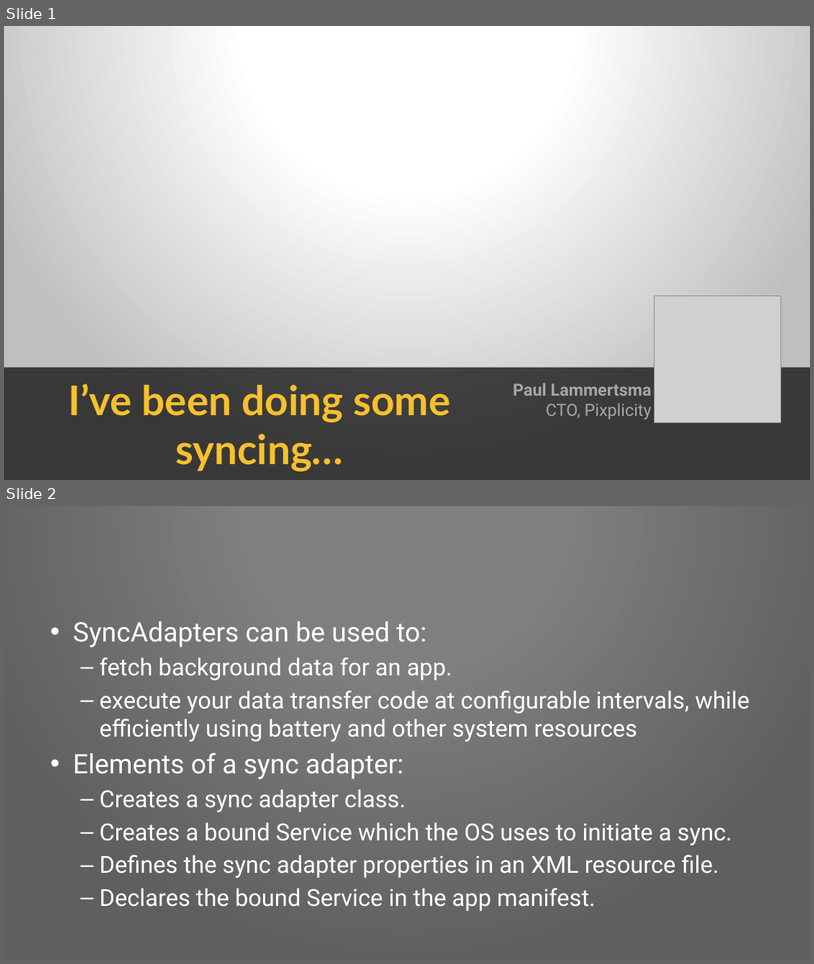
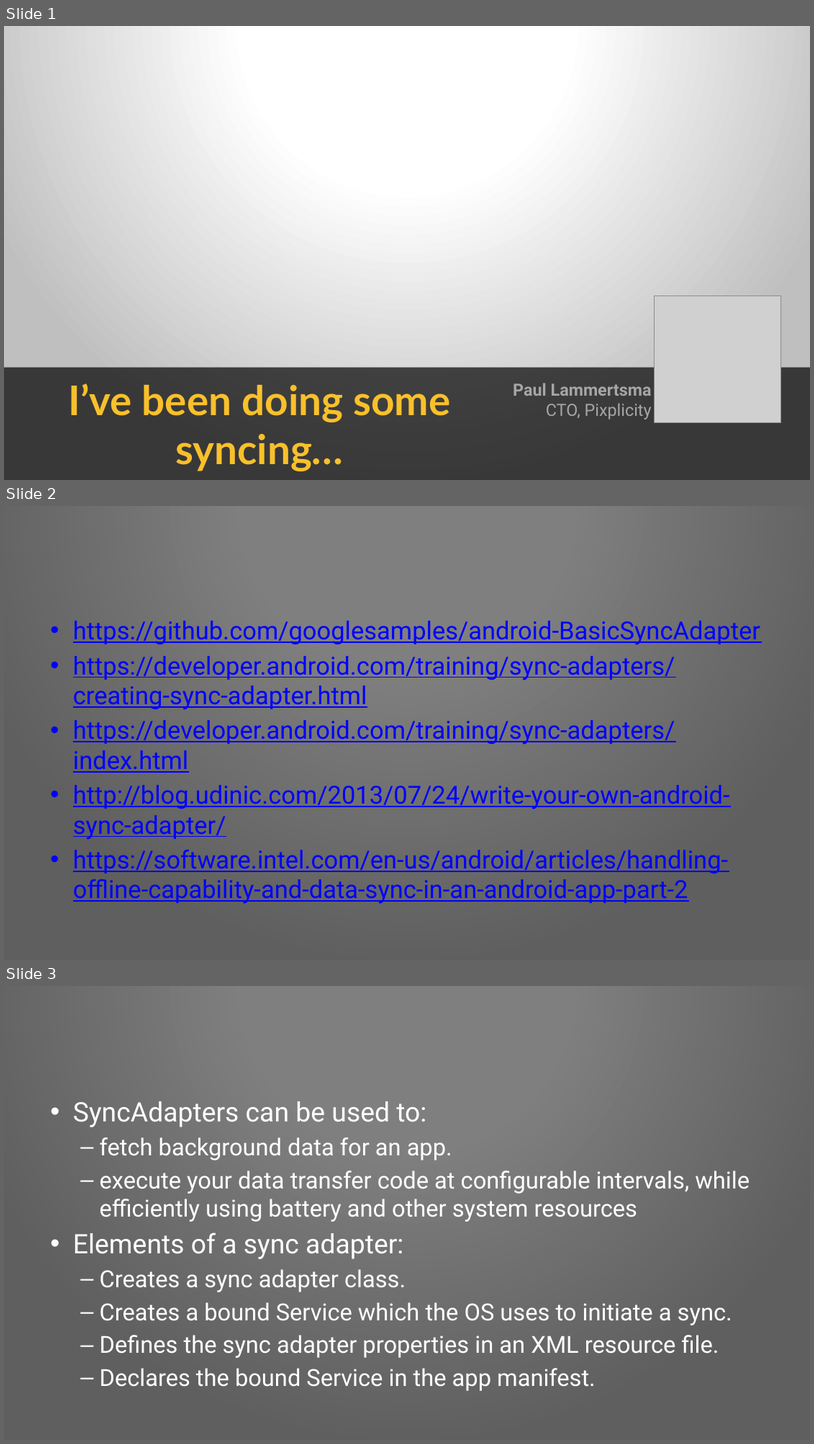
Before and after one commit to Pixplicity/sync-demo, a slide deck: I've been doing some syncing.pptx. Shown one above the other, each under a label of ours: slides 1 and 2 before the commit, slides 1, 2 and 3 after it. The pictures are 814x964 and 814x1444 pixels, drawn with LibreOffice and Linux fonts; fonts in the diff are those of the drawing; grey boxes stand for pictures; background and template pictures are left out. Boxes give left, top, right and bottom in pixels: in the first picture for what was removed or moved away, otherwise in the second. Text is boxed around its words. In the diff, an @@ line names an element or a change of style, - is before the commit and + after.

Commit message:
some links

```diff
--- a/I've been doing some syncing.pptx
+++ b/I've been doing some syncing.pptx
@@ slide 2 added at [4,506,810,960], background picture (left out); not listed: 1 template element that a slide beside it also shows @@
@@ text added at [73,620,761,903], 29.6 pt, text #0000FF, underline @@
+• https://github.com/googlesamples/android-BasicSyncAdapter
+• https://developer.android.com/training/sync-adapters/creating-sync-adapter.html
+• https://developer.android.com/training/sync-adapters/index.html
+• http://blog.udinic.com/2013/07/24/write-your-own-android-sync-adapter/
+• https://software.intel.com/en-us/android/articles/handling-offline-capability-and-data-sync-in-an-android-app-part-2
@@ what was slide 2 is now slide 3 @@
```
